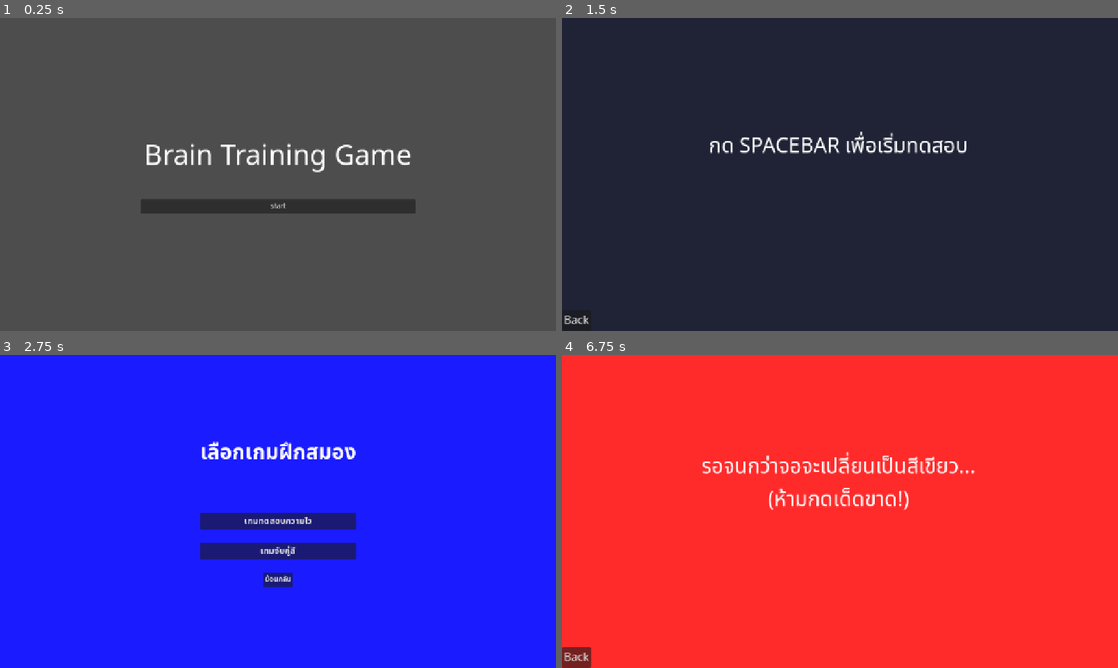
Above: before the commit, frames 1-4 (two rows, left to right).
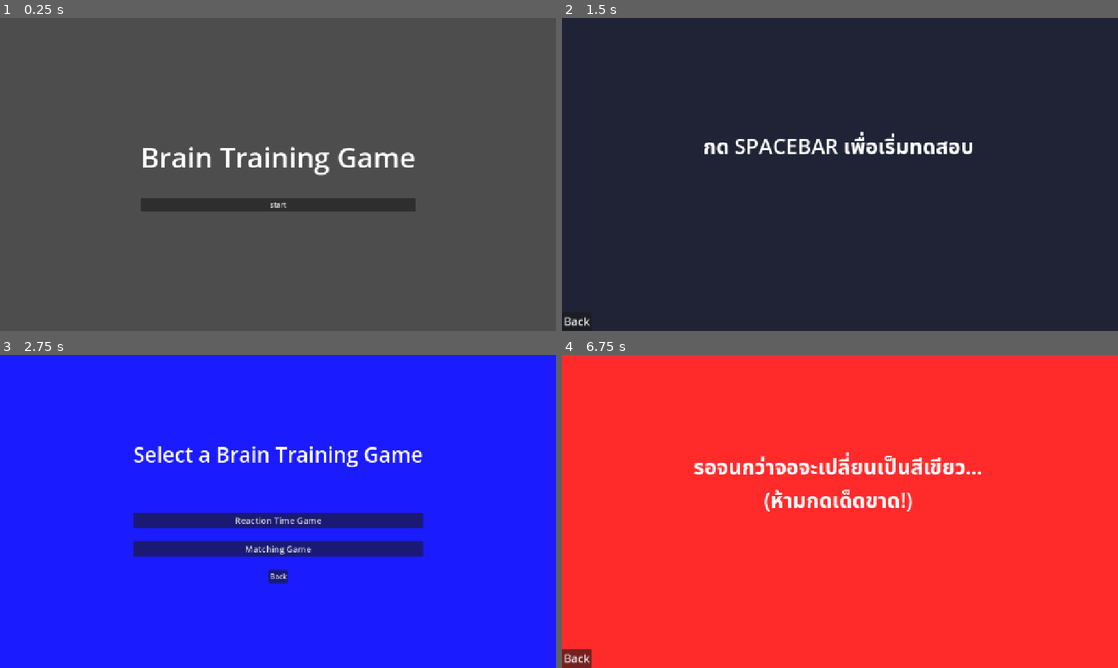
Above: after the commit, the same moments.

Repository: Paradise-888/BrainTraining
Game: Godot game, scene res://Scenes/menu.tscn
Two runs of this game, one before a commit and one after it. Both use one fixed random seed, a clock stepped at 60 frames per second and the inputs below.
Inputs:
- Up to frame 1 (0.25 s): no input
- Up to frame 2 (1.5 s): click "start" at 0.5 s; click "เกมทดสอบความไว" (after the commit: "Reaction Time Game") at 1.25 s
- Up to frame 3 (2.75 s): click "Back" at 2 s
- Up to frame 4 (6.75 s): click "เกมจับคู่สี" (after the commit: "Matching Game") at 2.75 s; click "Back" at 3.5 s; click "ย้อนกลับ" (after the commit: "Back") at 4.25 s; click "start" at 5 s; click "เกมทดสอบความไว" (after the commit: "Reaction Time Game") at 5.75 s; tap Enter (ui_accept) at 6.5 s

The runs differ from the first frame. In frame 1, 2.5% of the frame differs, in the area x 25-75%, y 40-63%; in frame 2, 1.7%; in frame 3, 5.3%, in the area x 24-77%, y 27-75%; in frame 4, 2.7%.

Commit message:
ลบฟอนต์ออก

Diff:
--- a/Scenes/game.tscn
+++ b/Scenes/game.tscn
@@ -1,7 +1,6 @@
-[gd_scene load_steps=3 format=3 uid="uid://dya0uic7srg0l"]
+[gd_scene load_steps=2 format=3 uid="uid://dya0uic7srg0l"]
 
 [ext_resource type="Script" uid="uid://b1uel0fyydgww" path="res://Scripts/game.gd" id="1_ebmjs"]
-[ext_resource type="FontFile" uid="uid://br24fc8njkry0" path="res://Fonts/NotoSansThai-Regular.ttf" id="2_qxrlw"]
 
 [node name="Control" type="Control"]
 layout_mode = 3
@@ -36,14 +35,12 @@
 
 [node name="StatusLabel" type="Label" parent="VBoxContainer"]
 layout_mode = 2
-theme_override_fonts/font = ExtResource("2_qxrlw")
 theme_override_font_sizes/font_size = 48
 text = "Press the Spacebar"
 horizontal_alignment = 1
 
 [node name="BestTimeLabel" type="Label" parent="VBoxContainer"]
 layout_mode = 2
-theme_override_fonts/font = ExtResource("2_qxrlw")
 theme_override_font_sizes/font_size = 48
 text = "Best Time: -- ms"
 horizontal_alignment = 1
@@ -60,7 +57,6 @@
 offset_right = 8.0
 grow_vertical = 0
 focus_mode = 0
-theme_override_fonts/font = ExtResource("2_qxrlw")
 theme_override_font_sizes/font_size = 26
 text = "Back"
 
--- a/Scenes/game_selection.tscn
+++ b/Scenes/game_selection.tscn
@@ -1,7 +1,6 @@
-[gd_scene load_steps=3 format=3 uid="uid://cp8jpoaulwt06"]
+[gd_scene load_steps=2 format=3 uid="uid://cp8jpoaulwt06"]
 
 [ext_resource type="Script" uid="uid://cqgr2taerisde" path="res://Scripts/game_selection.gd" id="1_yvivq"]
-[ext_resource type="FontFile" uid="uid://k40ik1s476s7" path="res://Fonts/TH Chakra Petch Bold.ttf" id="2_5kv3t"]
 
 [node name="GameSelection" type="Control"]
 layout_mode = 3
@@ -39,9 +38,8 @@
 
 [node name="หัวข้อ" type="Label" parent="VBoxContainer"]
 layout_mode = 2
-theme_override_fonts/font = ExtResource("2_5kv3t")
 theme_override_font_sizes/font_size = 48
-text = "เลือกเกมฝึกสมอง"
+text = "Select a Brain Training Game"
 horizontal_alignment = 1
 
 [node name="Control" type="Control" parent="VBoxContainer"]
@@ -50,23 +48,20 @@
 
 [node name="Button_Reaction" type="Button" parent="VBoxContainer"]
 layout_mode = 2
-theme_override_fonts/font = ExtResource("2_5kv3t")
 theme_override_font_sizes/font_size = 20
-text = "เกมทดสอบความไว"
+text = "Reaction Time Game"
 
 [node name="Button_Memory" type="Button" parent="VBoxContainer"]
 layout_mode = 2
-theme_override_fonts/font = ExtResource("2_5kv3t")
 theme_override_font_sizes/font_size = 20
-text = "เกมจับคู่สี"
+text = "Matching Game"
 
 [node name="Button_Back" type="Button" parent="VBoxContainer"]
 layout_mode = 2
 size_flags_horizontal = 4
 size_flags_vertical = 4
-theme_override_fonts/font = ExtResource("2_5kv3t")
 theme_override_font_sizes/font_size = 16
-text = "ย้อนกลับ"
+text = "Back"
 
 [connection signal="pressed" from="VBoxContainer/Button_Reaction" to="." method="_on_button_reaction_pressed"]
 [connection signal="pressed" from="VBoxContainer/Button_Memory" to="." method="_on_button_memory_pressed"]
--- a/Scenes/memory_game.tscn
+++ b/Scenes/memory_game.tscn
@@ -1,7 +1,6 @@
-[gd_scene load_steps=5 format=3 uid="uid://dmv47m4uchiyq"]
+[gd_scene load_steps=4 format=3 uid="uid://dmv47m4uchiyq"]
 
 [ext_resource type="Script" uid="uid://bxtabr5p44oke" path="res://Scripts/memory_game.gd" id="1_t6jen"]
-[ext_resource type="FontFile" uid="uid://br24fc8njkry0" path="res://Fonts/NotoSansThai-Regular.ttf" id="2_uecd5"]
 
 [sub_resource type="StyleBoxFlat" id="StyleBoxFlat_t6jen"]
 bg_color = Color(0.6, 0.91764706, 0.5803922, 1)
@@ -42,11 +41,9 @@
 
 [node name="Label_Title" type="Label" parent="VBoxContainer"]
 layout_mode = 2
-theme_override_fonts/font = ExtResource("2_uecd5")
 
 [node name="Label_Score" type="Label" parent="VBoxContainer"]
 layout_mode = 2
-theme_override_fonts/font = ExtResource("2_uecd5")
 
 [node name="GridContainer" type="GridContainer" parent="VBoxContainer"]
 layout_mode = 2
@@ -55,56 +52,48 @@
 [node name="Button" type="Button" parent="VBoxContainer/GridContainer"]
 custom_minimum_size = Vector2(120, 150)
 layout_mode = 2
-theme_override_fonts/font = ExtResource("2_uecd5")
 theme_override_styles/pressed = SubResource("StyleBoxFlat_t6jen")
 theme_override_styles/focus = SubResource("StyleBoxFlat_uecd5")
 
 [node name="Button2" type="Button" parent="VBoxContainer/GridContainer"]
 custom_minimum_size = Vector2(120, 150)
 layout_mode = 2
-theme_override_fonts/font = ExtResource("2_uecd5")
 theme_override_styles/pressed = SubResource("StyleBoxFlat_t6jen")
 theme_override_styles/focus = SubResource("StyleBoxFlat_uecd5")
 
 [node name="Button3" type="Button" parent="VBoxContainer/GridContainer"]
 custom_minimum_size = Vector2(120, 150)
 layout_mode = 2
-theme_override_fonts/font = ExtResource("2_uecd5")
 theme_override_styles/pressed = SubResource("StyleBoxFlat_t6jen")
 theme_override_styles/focus = SubResource("StyleBoxFlat_uecd5")
 
 [node name="Button4" type="Button" parent="VBoxContainer/GridContainer"]
 custom_minimum_size = Vector2(120, 150)
 layout_mode = 2
-theme_override_fonts/font = ExtResource("2_uecd5")
 theme_override_styles/pressed = SubResource("StyleBoxFlat_t6jen")
 theme_override_styles/focus = SubResource("StyleBoxFlat_uecd5")
 
 [node name="Button5" type="Button" parent="VBoxContainer/GridContainer"]
 custom_minimum_size = Vector2(120, 150)
 layout_mode = 2
-theme_override_fonts/font = ExtResource("2_uecd5")
 theme_override_styles/pressed = SubResource("StyleBoxFlat_t6jen")
 theme_override_styles/focus = SubResource("StyleBoxFlat_uecd5")
 
 [node name="Button6" type="Button" parent="VBoxContainer/GridContainer"]
 custom_minimum_size = Vector2(120, 150)
 layout_mode = 2
-theme_override_fonts/font = ExtResource("2_uecd5")
 theme_override_styles/pressed = SubResource("StyleBoxFlat_t6jen")
 theme_override_styles/focus = SubResource("StyleBoxFlat_uecd5")
 
 [node name="Button7" type="Button" parent="VBoxContainer/GridContainer"]
 custom_minimum_size = Vector2(120, 150)
 layout_mode = 2
-theme_override_fonts/font = ExtResource("2_uecd5")
 theme_override_styles/pressed = SubResource("StyleBoxFlat_t6jen")
 theme_override_styles/focus = SubResource("StyleBoxFlat_uecd5")
 
 [node name="Button8" type="Button" parent="VBoxContainer/GridContainer"]
 custom_minimum_size = Vector2(120, 150)
 layout_mode = 2
-theme_override_fonts/font = ExtResource("2_uecd5")
 theme_override_styles/pressed = SubResource("StyleBoxFlat_t6jen")
 theme_override_styles/focus = SubResource("StyleBoxFlat_uecd5")
 
@@ -119,7 +108,6 @@
 size_flags_horizontal = 4
 size_flags_vertical = 0
 focus_mode = 0
-theme_override_fonts/font = ExtResource("2_uecd5")
 theme_override_font_sizes/font_size = 26
 text = "Back"
 
--- a/Scenes/menu.tscn
+++ b/Scenes/menu.tscn
@@ -1,7 +1,6 @@
-[gd_scene load_steps=3 format=3 uid="uid://bpuyvf7tvndpw"]
+[gd_scene load_steps=2 format=3 uid="uid://bpuyvf7tvndpw"]
 
 [ext_resource type="Script" uid="uid://djmly60q7rycp" path="res://Scripts/menu.gd" id="1_1rerr"]
-[ext_resource type="FontFile" uid="uid://br24fc8njkry0" path="res://Fonts/NotoSansThai-Regular.ttf" id="2_xhh6f"]
 
 [node name="Control" type="Control"]
 layout_mode = 3
@@ -43,14 +42,12 @@
 [node name="Label" type="Label" parent="VBoxContainer"]
 layout_mode = 2
 size_flags_horizontal = 4
-theme_override_fonts/font = ExtResource("2_xhh6f")
 theme_override_font_sizes/font_size = 64
 text = "Brain Training Game"
 horizontal_alignment = 1
 
 [node name="Button" type="Button" parent="VBoxContainer"]
 layout_mode = 2
-theme_override_fonts/font = ExtResource("2_xhh6f")
 text = "start"
 
 [connection signal="pressed" from="VBoxContainer/Button" to="." method="_on_start_button_pressed"]
